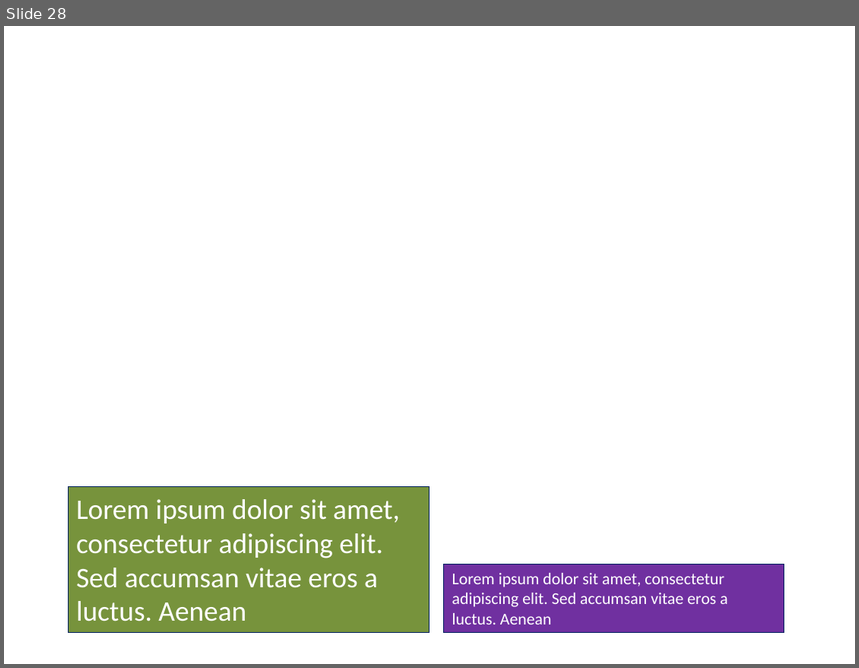
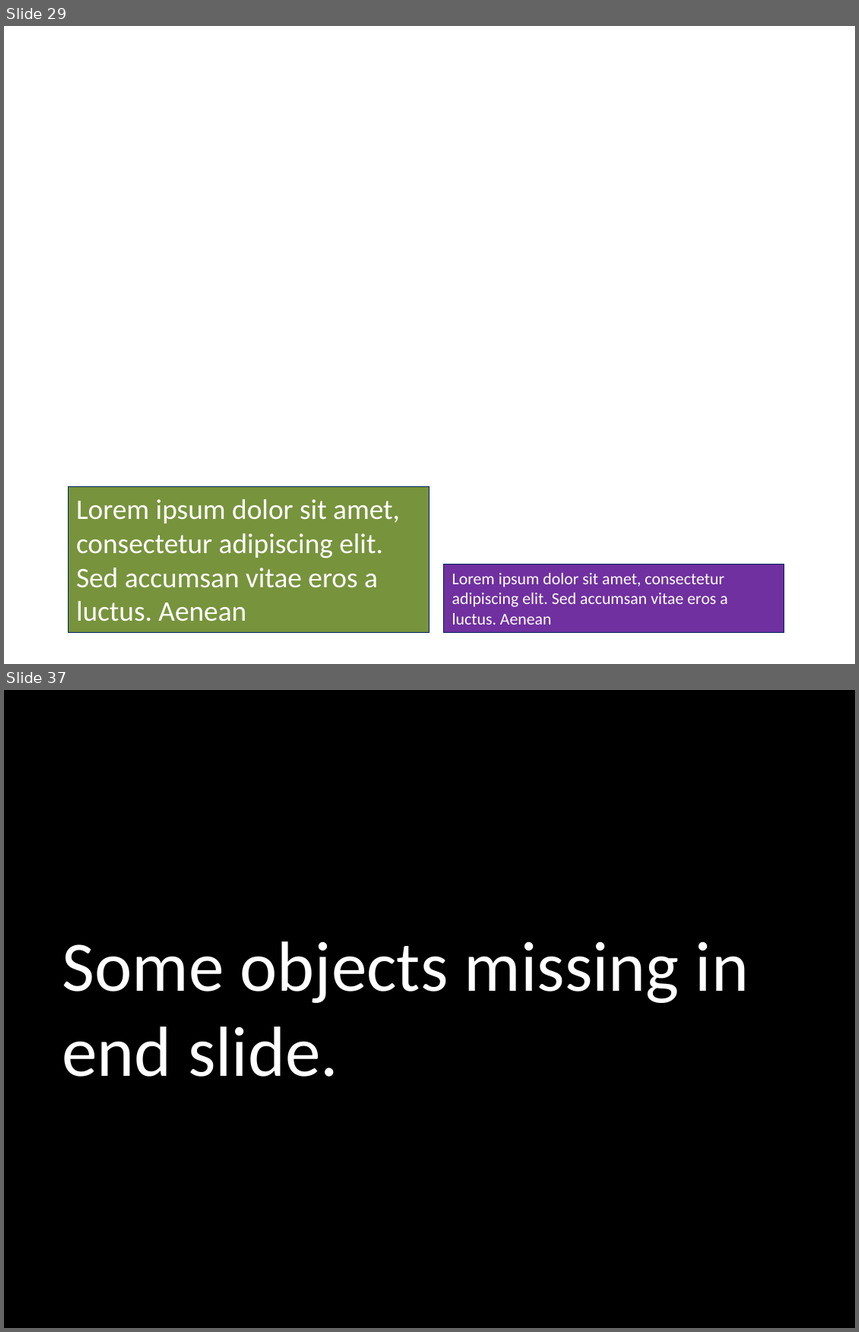
Before and after one commit to PowerPointLabs/PowerPointLabs, a slide deck: doc/Test scenarios.pptx. Shown one above the other, each under a label of ours: slide 28 before the commit, slides 29 and 37 after it; the slides between them are not shown. The pictures are 859x668 and 859x1332 pixels, drawn with LibreOffice and Linux fonts; fonts in the diff are those of the drawing. Boxes give left, top, right and bottom in pixels: in the first picture for what was removed or moved away, otherwise in the second. Text is boxed around its words. In the diff, an @@ line names an element or a change of style, - is before the commit and + after.

```diff
--- a/doc/Test scenarios.pptx
+++ b/doc/Test scenarios.pptx
@@ slide 37 added at [4,690,855,1328], background #000000 @@
@@ title added at [63,942,749,1077], 60 pt, text #FFFFFF @@
+Some objects missing in end slide.
@@ what was slide 28 is now slide 29 @@
```
Also in this commit, not shown: 1 slide changed, 42 other slides added, 2 slides removed, 7 other files.
